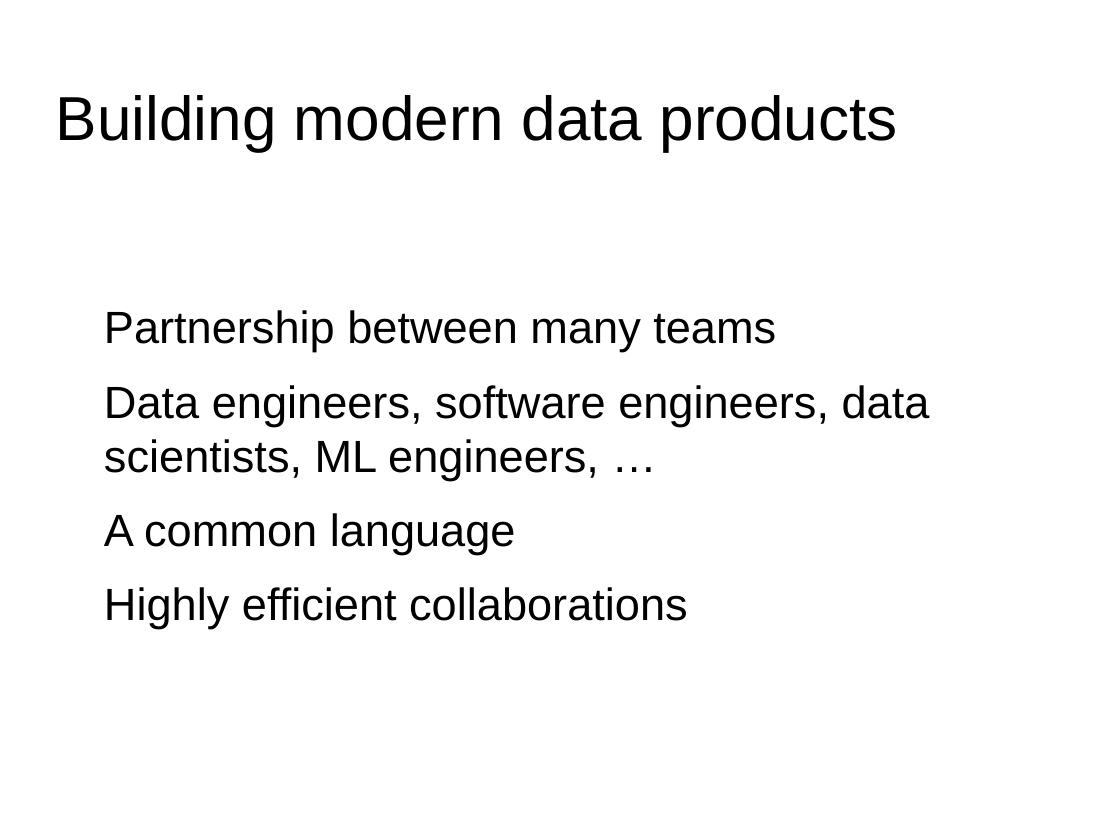
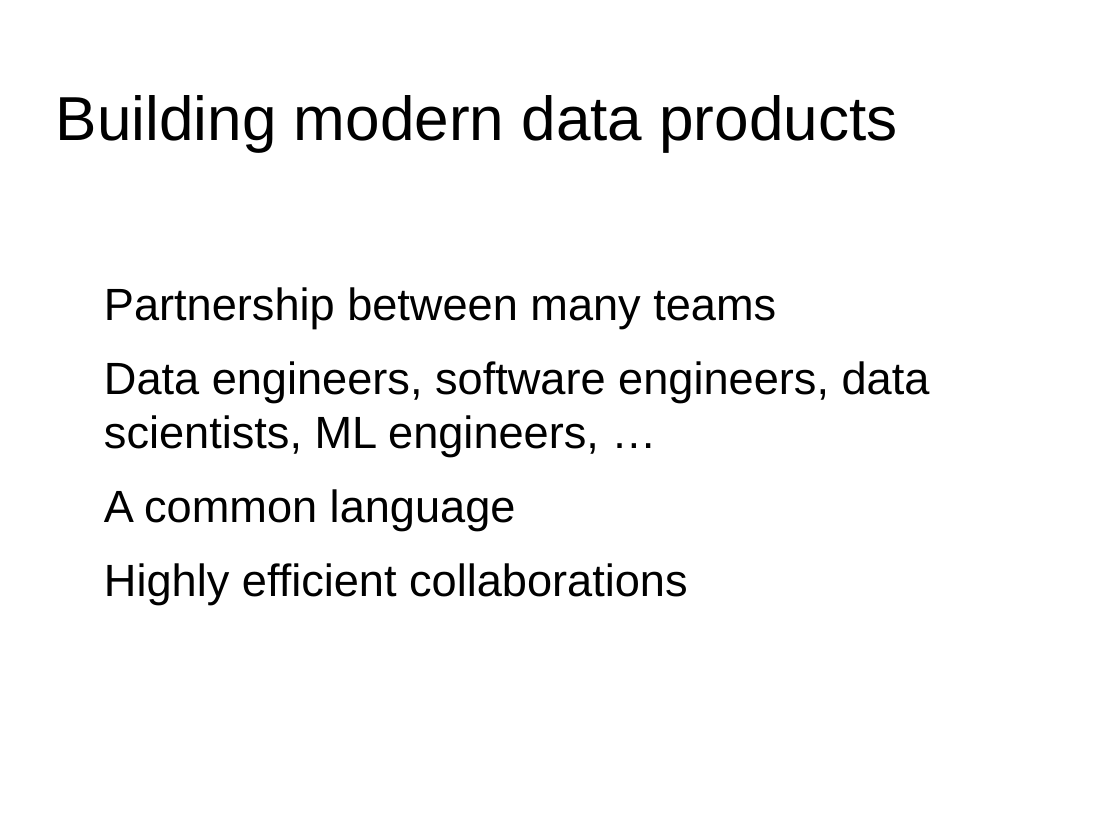
Before and after one commit to fehtemam/talks, a slide deck: slide 2 of Bridging_the_gap.pptx. Drawn at 1120x840 pixels with LibreOffice and Linux fonts; fonts in the diff are those of the drawing; background and template pictures are left out. Boxes give left, top, right and bottom in pixels: in the first picture for what was removed or moved away, otherwise in the second. Text is boxed around its words. In the diff, an @@ line names an element or a change of style, - is before the commit and + after.

```diff
--- a/Bridging_the_gap.pptx
+++ b/Bridging_the_gap.pptx
@@ text "Partnership between many teams": place and size @@
-text "Partnership between many teams" at <box>104,310,930,629</box>
+text "Partnership between many teams" at <box>104,287,930,605</box>
```
Also in this commit, not shown: 4 other slides changed, 1 other file.
